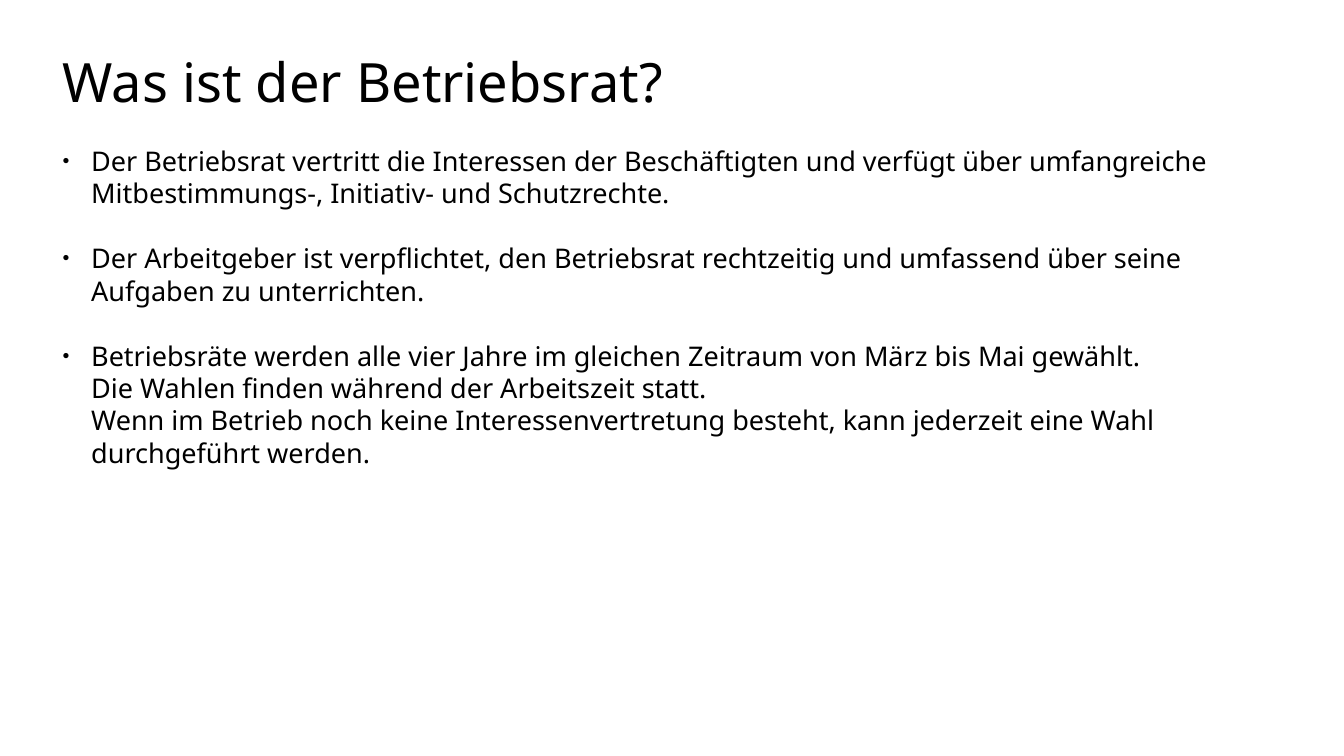
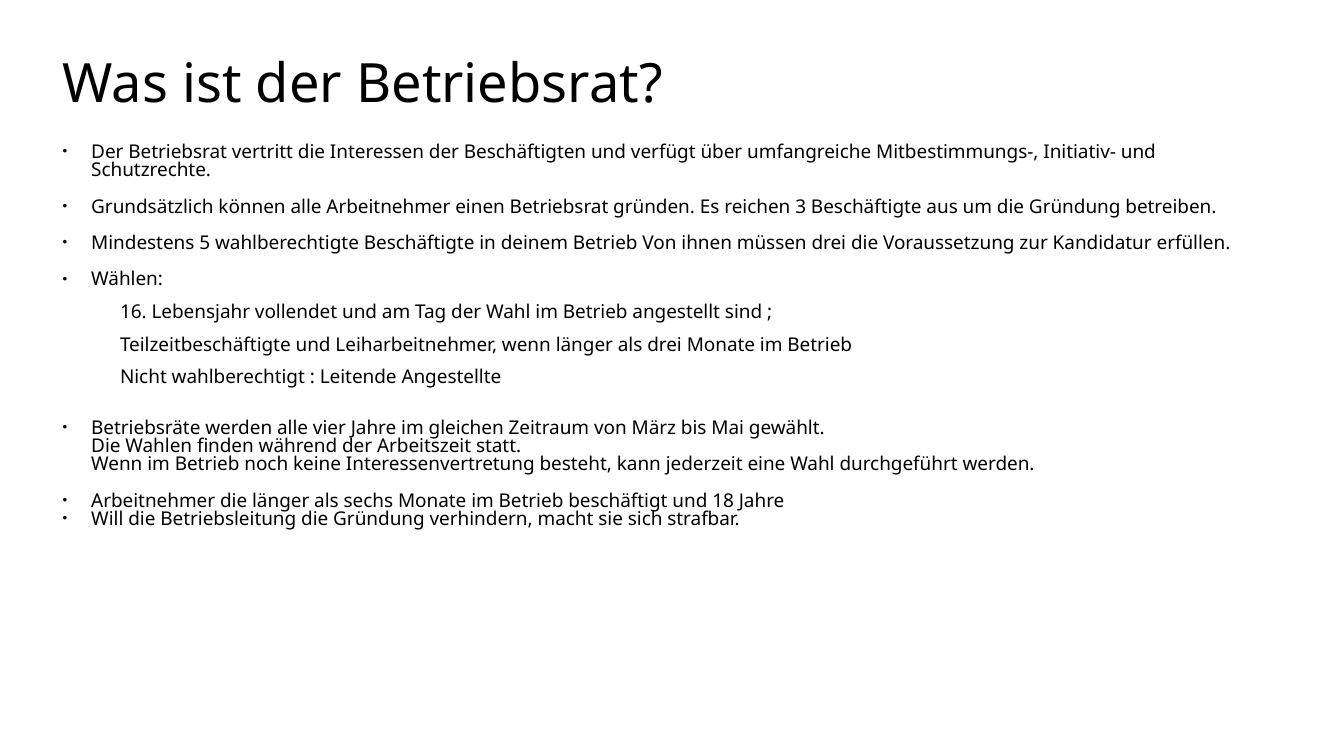
Before and after one commit to Quanterm/Mitbestimmung-im-Betrieb, a slide deck: slide 3 of Funktion und Arbeit von Betriebsräten2.odp. Drawn at 1344x756 pixels with LibreOffice and Linux fonts; fonts in the diff are those of the drawing; background and template pictures are left out. Boxes give left, top, right and bottom in pixels: in the first picture for what was removed or moved away, otherwise in the second. Text is boxed around its words. In the diff, an @@ line names an element or a change of style, - is before the commit and + after.

```diff
--- a/Funktion und Arbeit von Betriebsräten2.odp
+++ b/Funktion und Arbeit von Betriebsräten2.odp
@@ text at <box>91,143,1156,475</box>: size 16 to 11.2 pt in "Der Betriebsrat vertritt die Interessen der Beschäftigten ...", "Betriebsräte werden alle vier Jahre im gleichen ...", "Die Wahlen finden während der Arbeitszeit statt.", "Wenn im Betrieb noch keine Interessenvertretung besteht, ..."; line spacing 1 to 0.8 @@
@@ text at <box>91,198,1231,388</box>: text changed; size 16 to 11.2 pt @@
-● Der Arbeitgeber ist verpflichtet, den Betriebsrat rechtzeitig und umfassend über seine Aufgaben zu unterrichten.
+● Grundsätzlich können alle Arbeitnehmer einen Betriebsrat gründen. Es reichen 3 Beschäftigte aus um die Gründung betreiben.
+● Mindestens 5 wahlberechtigte Beschäftigte in deinem Betrieb Von ihnen müssen drei die Voraussetzung zur Kandidatur erfüllen.
+● Wählen:
+  ● 16. Lebensjahr vollendet und am Tag der Wahl im Betrieb angestellt sind ;
+  ● Teilzeitbeschäftigte und Leiharbeitnehmer, wenn länger als drei Monate im Betrieb
+  ● Nicht wahlberechtigt : Leitende Angestellte
@@ text at <box>91,492,785,530</box>: paragraphs added @@
+● Arbeitnehmer die länger als sechs Monate im Betrieb beschäftigt und 18 Jahre
+● Will die Betriebsleitung die Gründung verhindern, macht sie sich strafbar.
```
Also in this commit, not shown: 4 other files.
